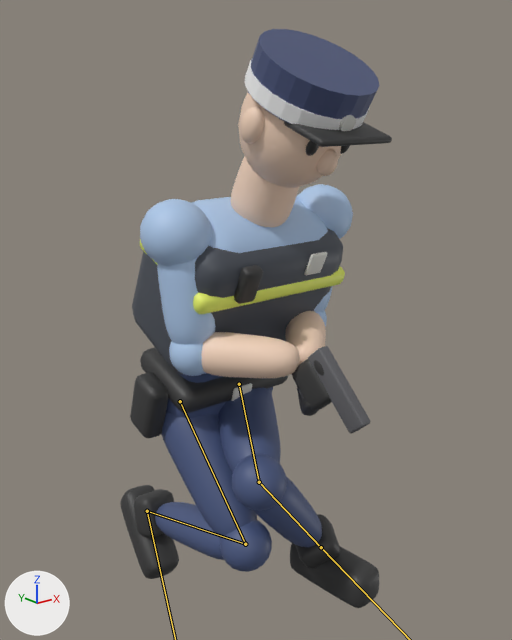
A saved change to the glTF model assets/models/characters/officer.glb.
The view is the same before and after, from a 50 mm camera at (-1.049, -1.439, 1.3) aimed at (0.024, -0.097, 0.763). Every picture has the same lights, and +X, +Y and +Z are marked at lower left. The older version comes first. Both versions are drawn at frame 1 of the action 'crouch_idle'; the numbers are the values there. The bones that change are drawn over the model as lines.

In view in the first picture: 'belt', 'boot.L', 'boot.R', 'bootcuff.L', 'bootcuff.R', 'cap', 'chest', 'forearm.R', 'head', 'knee.L', 'knee.R', 'neck', 'shin.L', 'shin.R', 'shoulder.R', 'thigh.L', 'thigh.R', 'upperarm.R', 'vest' and 22 more.
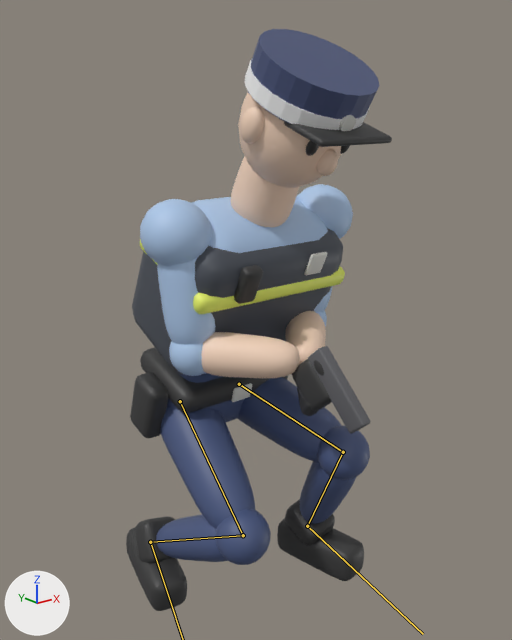
Changed parts and their boxes (x1, y1, x2, y2) in the pictures (512 x 640 px):
'thigh.R', posed: before (161, 412, 257, 538); after (160, 406, 255, 529)
'thigh.L', posed: before (218, 388, 281, 473); after (238, 377, 342, 462)
'boot.L', posed: before (290, 543, 379, 608); after (277, 518, 364, 581)
'knee.L', posed: before (232, 454, 286, 511); after (317, 426, 370, 480)
'shin.L', posed: before (254, 477, 322, 547); after (300, 461, 356, 524)
'boot.R', posed (11% shorter): before (120, 485, 179, 579); after (126, 527, 187, 611)
'shin.R', posed (19% shorter): before (155, 502, 224, 560); after (156, 515, 228, 562)
'knee.R', posed (8% wider, 8% taller): before (220, 520, 272, 572); after (215, 509, 271, 565)
'bootcuff.L', posed: before (296, 514, 340, 569); after (285, 499, 335, 545)
'bootcuff.R', posed: before (134, 489, 174, 538); after (135, 516, 175, 563)
bone 'thigh.L', root to tip: before (239, 384) to (259, 482); after (239, 384) to (343, 452)
bone 'shin.L', root to tip: before (259, 482) to (321, 547); after (343, 452) to (307, 526)
bone 'thigh.R', root to tip: before (180, 401) to (245, 544); after (180, 401) to (243, 535)
bone 'shin.R', root to tip: before (245, 544) to (147, 511); after (243, 535) to (150, 542)

The change in detail:
Bone 'thigh.L' (bone_thigh_l) turns from (-110, 22, -41) to (-97, -4, -13) degrees about its own x, y and z.
Bone 'shin.L' (bone_shin_l) turns from (97, 0, 0) to (105, 0, 0) degrees about its own x, y and z.
Bone 'foot.L' (bone_foot_l) turns from (-3, -48, -20) to (-24, -16, 3) degrees about its own x, y and z.
Bone 'thigh.R' (bone_thigh_r) turns from (-60, -4, 7) to (-73, 4, 13) degrees about its own x, y and z.
Bone 'shin.R' (bone_shin_r) turns from (115, 0, 0) to (112, 0, 0) degrees about its own x, y and z.
Bone 'foot.R' (bone_foot_r) turns from (-33, 13, -7) to (-48, 14, -11) degrees about its own x, y and z.
